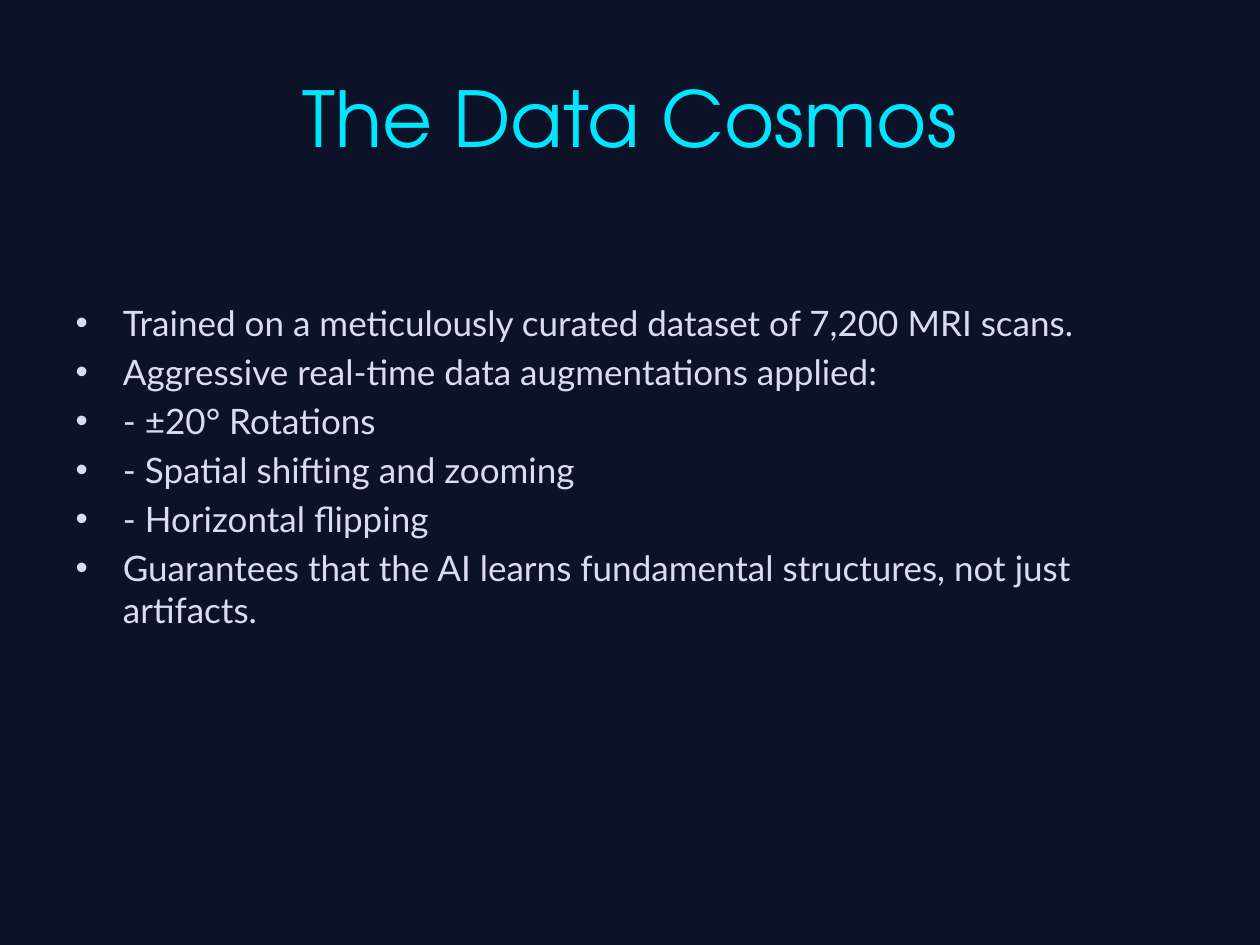
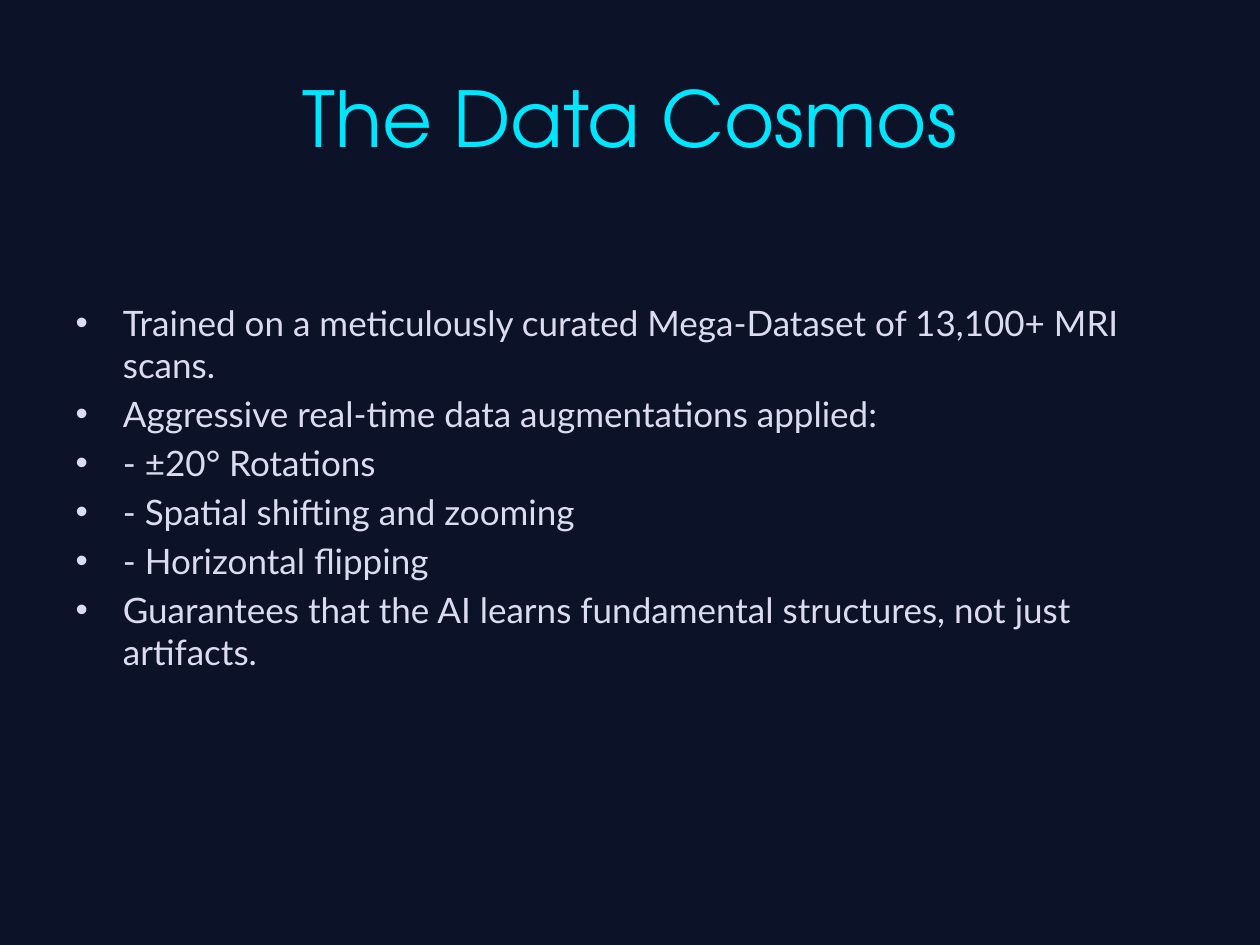
Before and after one commit to adoreashu/Brain-Tumor-Detection, a slide deck: slide 3 of Sci_Fi_Brain_Tumor_Presentation.pptx. Drawn at 1260x945 pixels with LibreOffice and Linux fonts; fonts in the diff are those of the drawing. Boxes give left, top, right and bottom in pixels: in the first picture for what was removed or moved away, otherwise in the second. Text is boxed around its words. In the diff, an @@ line names an element or a change of style, - is before the commit and + after.

Commit message:
Update frontend, PPT, and Report with DenseNet121 Mega-Dataset details

```diff
--- a/Sci_Fi_Brain_Tumor_Presentation.pptx
+++ b/Sci_Fi_Brain_Tumor_Presentation.pptx
@@ text at (123, 310, 1118, 379): text changed @@
-• Trained on a meticulously curated dataset of 7,200 MRI scans.
+• Trained on a meticulously curated Mega-Dataset of 13,100+ MRI scans.
```
Also in this commit, not shown: 3 other slides changed, 6 other files.
